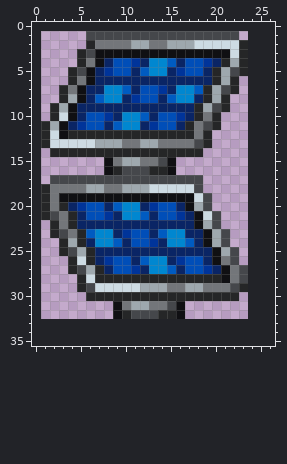
Two states of a pixel-art sprite, Content/Tiles/Furniture/SolarPanelSmall.png. The picture above was drawn from the file before the commit.
The file is 46x64 pixels, drawn in blocks of 2x2; one block is one cell here. The old version is drawn lined up with the new one, on the new canvas.
Now the later version:
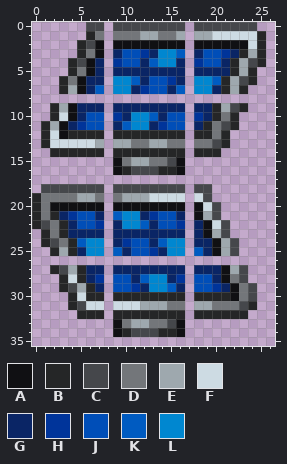
Palette (. is transparent): A #101013  B #252627  C #45474b  D #73767a  E #9ea8ae  F #cddbe3  G #0a2565  H #00349a  J #004eb8  K #005bc1  L #0087d0
The edit:
canvas 23x32 -> 27x36, the old top-left corner now at 1,1
Changed rows in their new state; - is an unchanged pixel.
first column x 0:
 0 ------CC-CCCCCCCC-CCCCCCC-
 1 ------BD.DDDEEDDE.EEFFFFFB
 2 -----BCA.AAAAAAAA.AAAAAAFB
 3 ------D-.GJJHGLLK.GJJHG-EB
 4 ----BCAG.H-J-K-L-.HJJGBECB
 5 -----D--.GG-GGG-G.G-GGBEB-
 6 ---BDAG-.LLK-JJH-.LLKBECB-
 7 ----E--K.-L-H-J-K.LLGBEB--
 8 ---...................----
 9 --------.--------.GGBECB--
10 --------.HG-LKG-J.HG-DB---
11 --------.GK-LGH-J.GBDCB---
12 --------.--------.B-DB----
13 --------.-E-D-E--.DDCB----
14 --------.--------.-BB-----
15 --------.AD-E-DCA---------
16 --------.AB--C-BA---------
17 --.................-------
18 -CCCCCCC.CCCCCCCC.-C------
19 BD-DDEED.DEEEFFFF.--------
20 BDAAAAAA.AAAAAAAA.AFC-----
21 BDBGHJ-G.K--GH--G.-E------
22 BCDBGJJH.-LLK-JJH.GAFC----
23 -BDBGGGG.-GGG-GGG.--------
24 -BCDBKL-.GH--GK--.-GAEC---
25 --BEBGLL.K-JJH-LL.K-------
26 ----...................---
27 --BCEBGG.GGG-GGG-.GG--E---
28 ---BF-GH.JJGKLLGH.JJG-----
29 ---BCEBG.JJHGLLKG.JJHGADC-
30 ----BF--.--------.----ADC-
31 ----BCFF-FFF-EEDD-EEDDDCB-
32 -----BBB-B-BBB--B-BBBBBB--
33 ---------ADEEDDCA---------
34 ---------ABCCCBBA---------
Pixel boxes of the changes (left, top, right, bottom) in both pictures:
changed: (32, 22, 266, 337)
